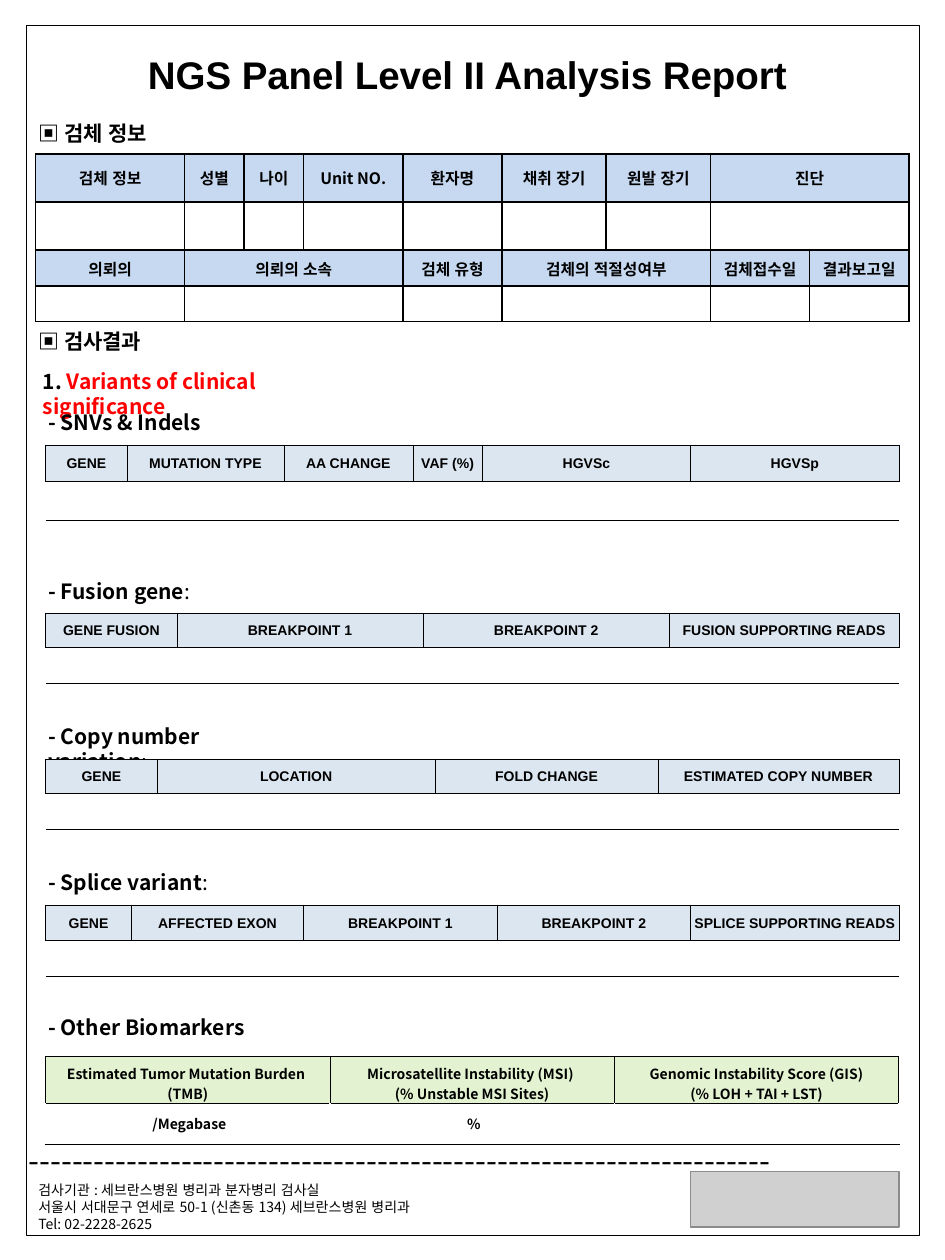
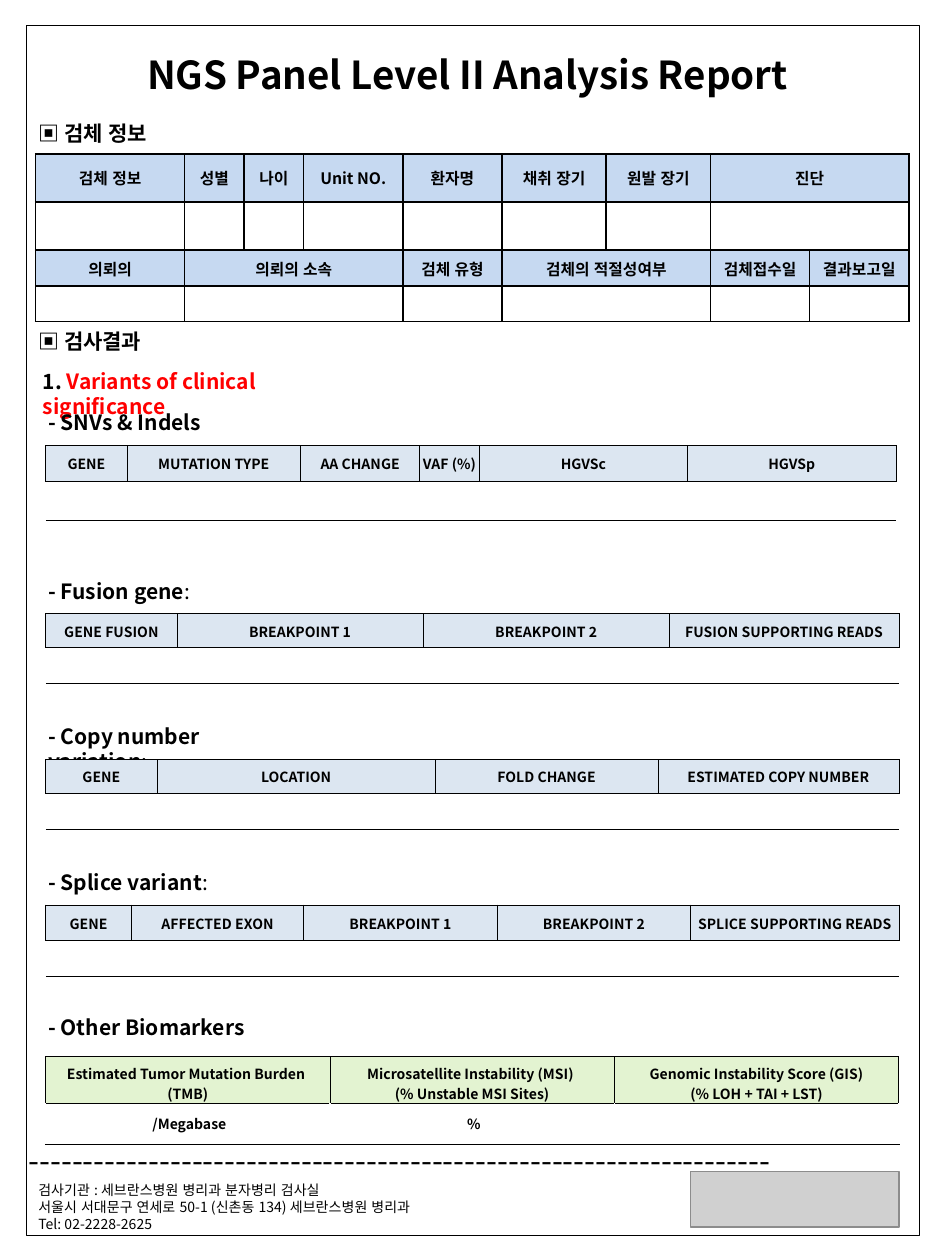
Before and after one commit to dr-you-group/NGS-E2E-Pipeline, a slide deck: slide 1 of resources/NGS_GE_report_baseline_v2.pptx. Drawn at 945x1260 pixels with LibreOffice and Linux fonts; fonts in the diff are those of the drawing; grey boxes stand for pictures. Boxes give left, top, right and bottom in pixels: in the first picture for what was removed or moved away, otherwise in the second. Text is boxed around its words. In the diff, an @@ line names an element or a change of style, - is before the commit and + after.

```diff
--- a/resources/NGS_GE_report_baseline_v2.pptx
+++ b/resources/NGS_GE_report_baseline_v2.pptx
@@ text "NGS Panel Level II Analysis ..." at <box>147,58,788,98</box>: font Arial to Noto Sans CJK KR @@
@@ table at <box>45,446,893,522</box> @@
@@ font Arial to Noto Sans CJK KR @@
@@ table at <box>45,614,897,683</box> @@
@@ font Arial to Noto Sans CJK KR @@
@@ table at <box>45,760,898,829</box> @@
@@ font Arial to Noto Sans CJK KR @@
@@ table at <box>45,905,900,976</box> @@
@@ font Arial to Noto Sans CJK KR @@
```
Also in this commit, not shown: 2 other slides changed, 6 other files.
